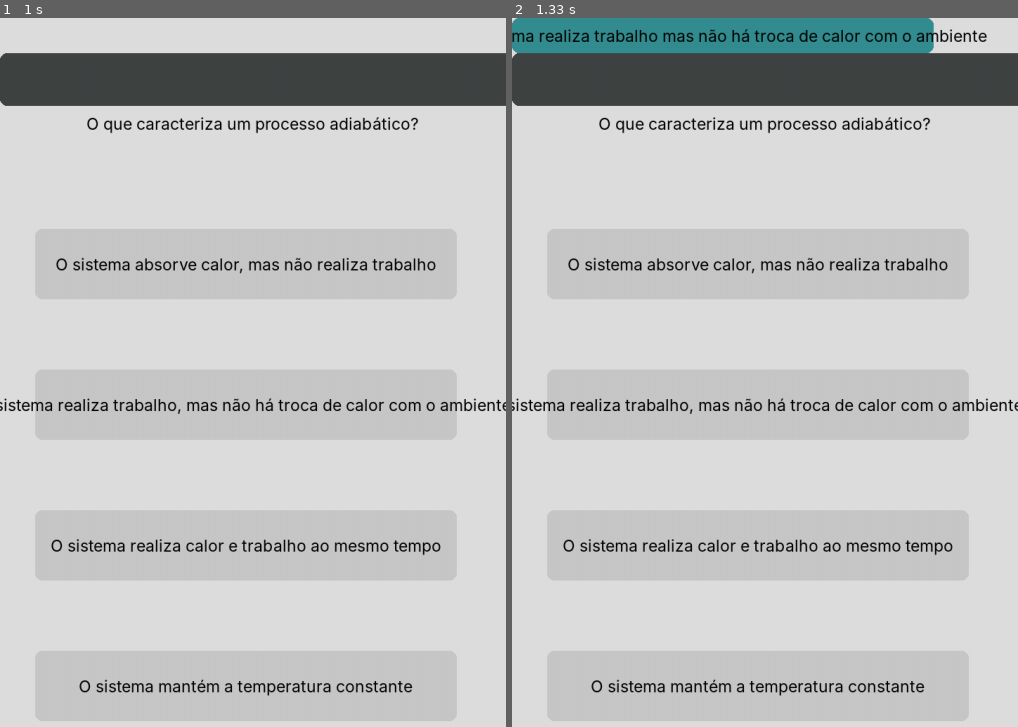
Above: before the commit, frames 1-2 (left to right).
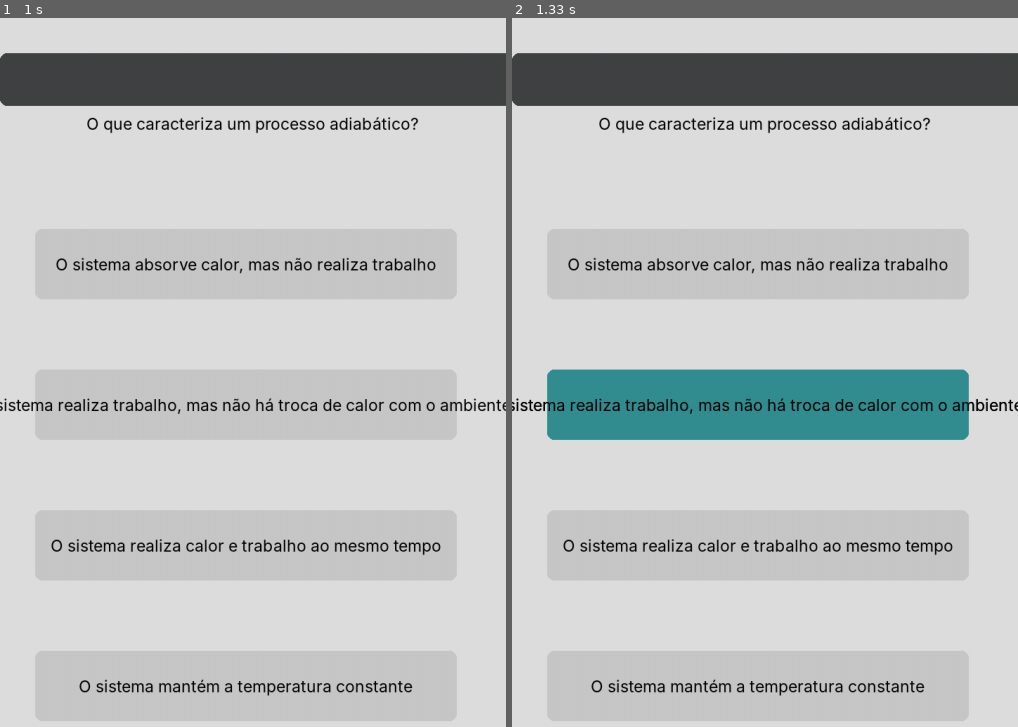
Above: after the commit, the same moments.

Repository: M00ON-2/Jogo-mobile
Game: pygame game, started from teste.1.py
Same seed, same stepped clock (60 frames per second), same inputs: the game is played once before the commit and once after it.
Inputs (mouse positions are in pixels of both pictures, inside the frame that each line leads up to):
- Up to frame 1 (1 s): click (253, 464) at 0.38 s; click (253, 528) at 0.72 s
- Up to frame 2 (1.33 s): click (759, 400) at 1.05 s

Frame 1 is identical in both runs. In frame 2, 13% of the frame differs, in the area x 0-100%, y 0-60%.

Commit message:
Codigo funcionando
MVP

Diff:
--- a/teste.1.py
+++ b/teste.1.py
@@ -49,7 +49,7 @@
 
 selecionado = None
 
-caixa_resposta = Caixa(largura=600, cor=(52, 142, 145), texto="O sistema realiza trabalho mas não há troca de calor com o ambiente", x=0, y=0, altura=50)
+caixa_resposta = Caixa(largura=600, cor=(52, 142, 145), texto="o sistema realiza trabalho, mas não há troca de calor com o ambiente", x=50, y=500, altura=100)
 
 running = True
 while running:
@@ -75,6 +75,6 @@
     caixa4.desenhar(tela)
 
     if selecionado == resposta_correta:
-        caixa_resposta.desenhar(tela)
+     caixa_resposta.desenhar(tela)
 
     pygame.display.flip()
